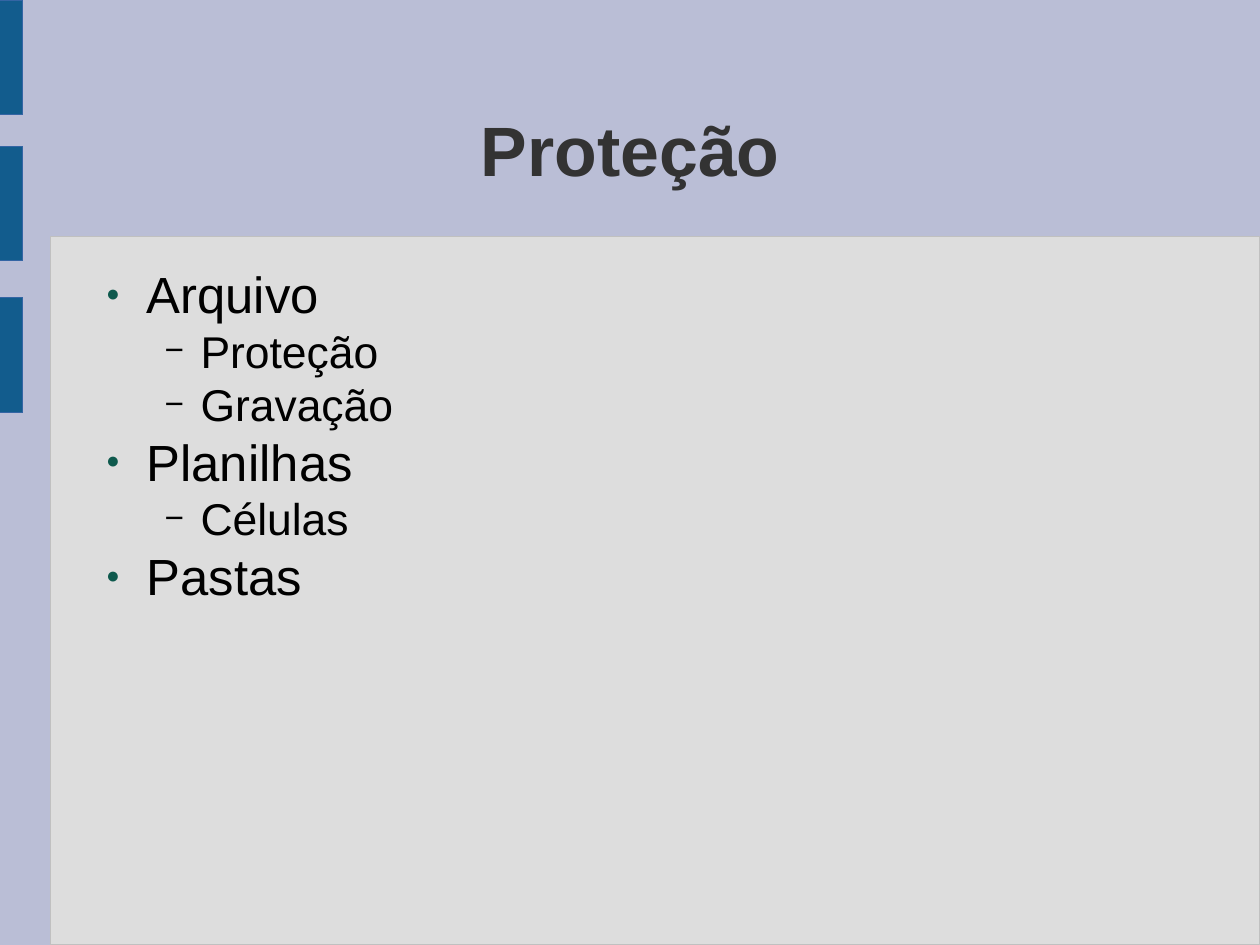
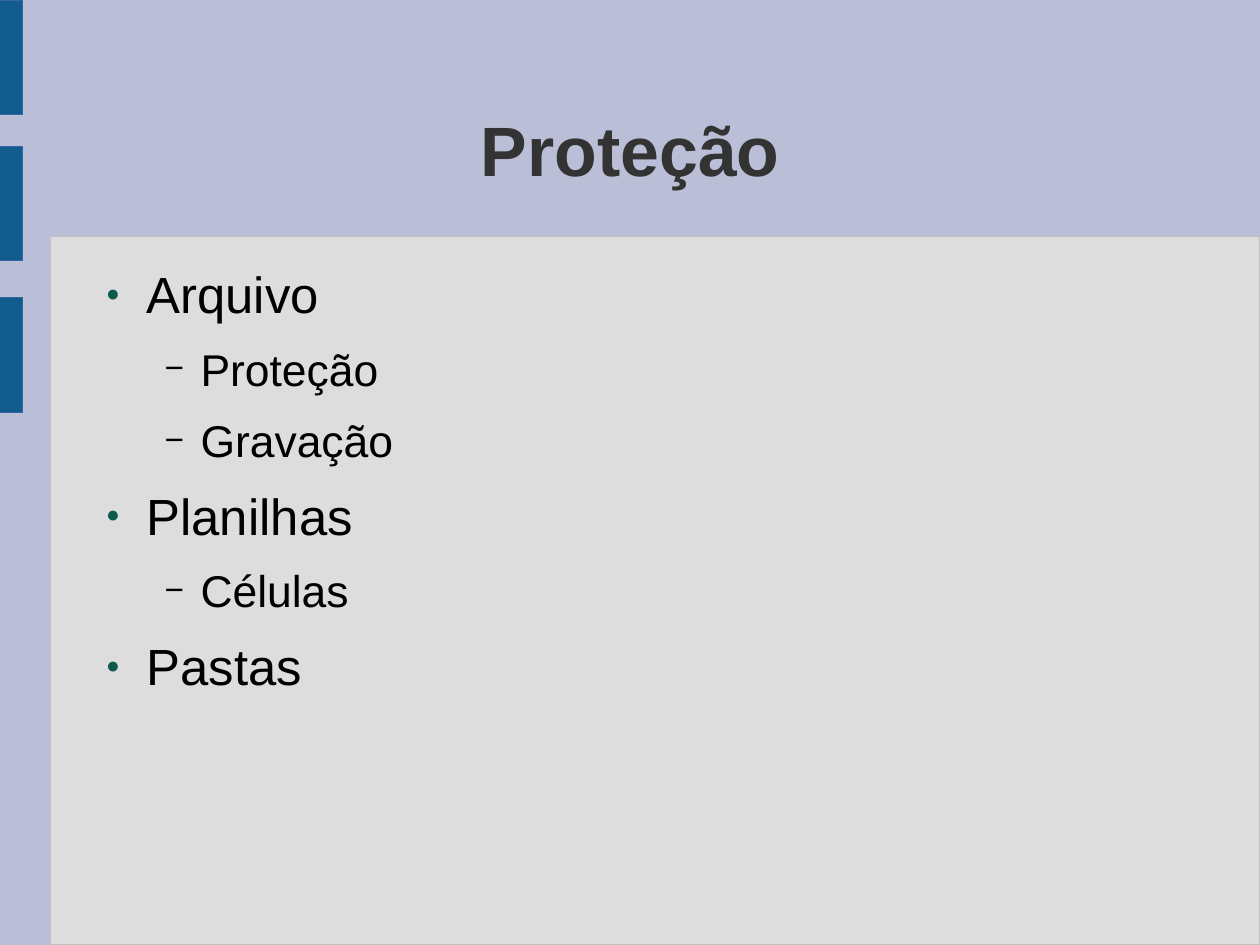
Before and after one commit to gcms/gustavo, a slide deck: slide 90 of cepss/aulas.odp. Drawn at 1260x945 pixels with LibreOffice and Linux fonts; fonts in the diff are those of the drawing. Boxes give left, top, right and bottom in pixels: in the first picture for what was removed or moved away, otherwise in the second. Text is boxed around its words. In the diff, an @@ line names an element or a change of style, - is before the commit and + after.

```diff
--- a/cepss/aulas.odp
+++ b/cepss/aulas.odp
@@ text "Arquivo" at [147, 276, 393, 686]: more space between paragraphs @@
```
Also in this commit, not shown: 5 other slides changed, 7 slides added, 2 slides removed.
